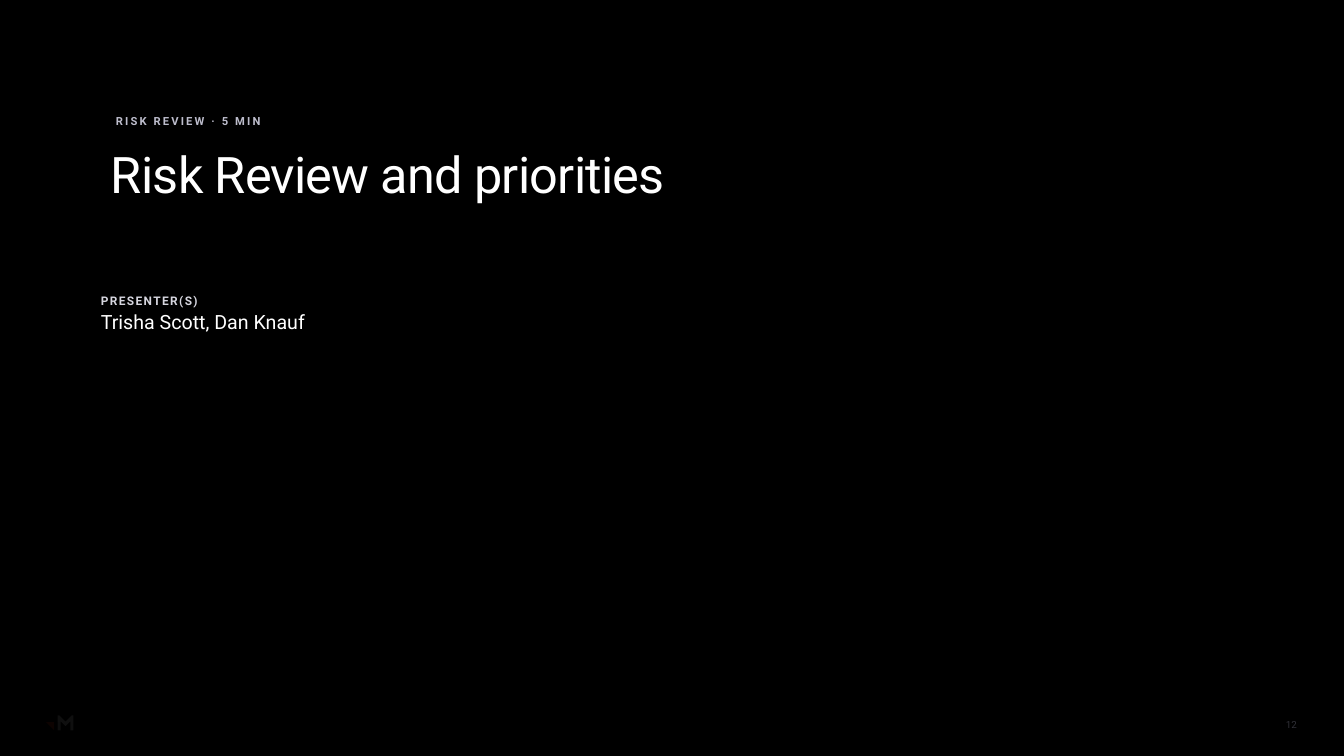
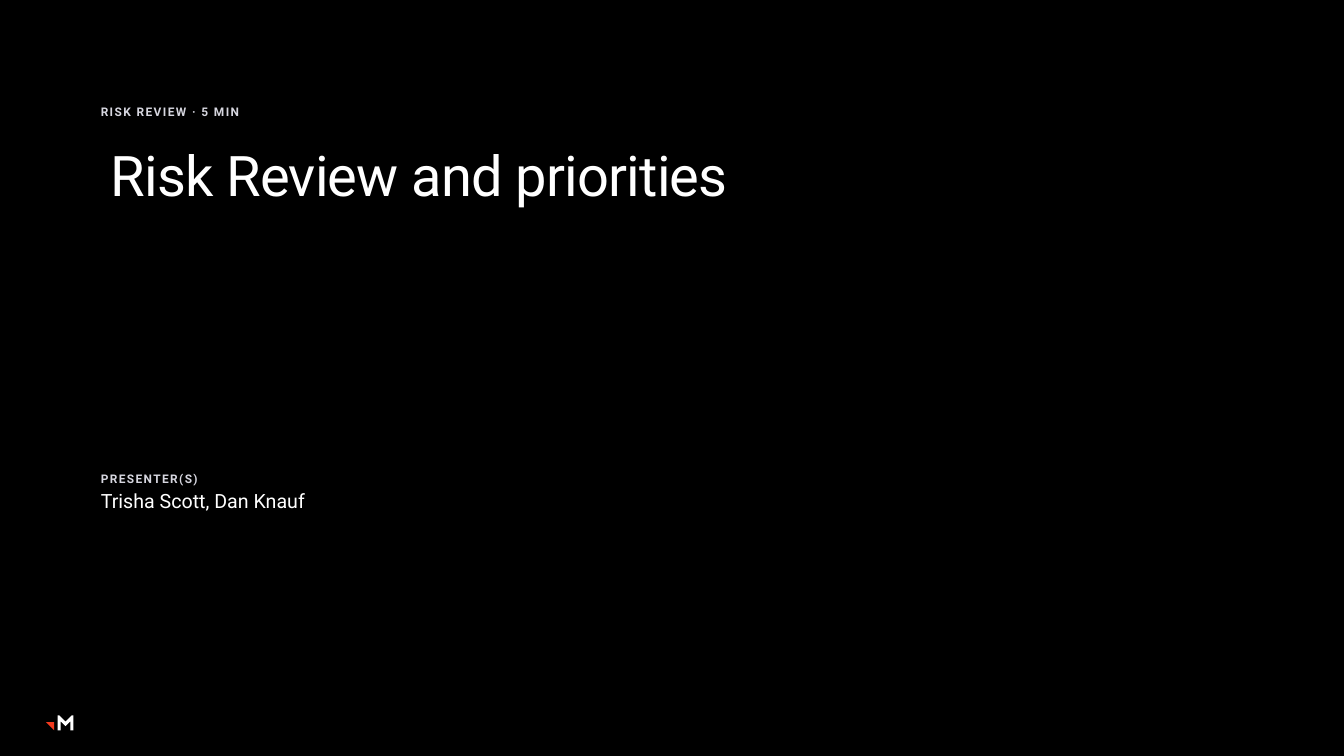
Before and after one commit to RachelHarrisMerkle/BasicMerkle, a slide deck: slide 12 of AI_Steerco_Kickoff_Shell.pptx. Drawn at 1344x756 pixels with LibreOffice and Linux fonts; fonts in the diff are those of the drawing; background and template pictures are left out; a plain dark background stands for a picture behind light text. Boxes give left, top, right and bottom in pixels: in the first picture for what was removed or moved away, otherwise in the second. Text is boxed around its words. In the diff, an @@ line names an element or a change of style, - is before the commit and + after.

```diff
--- a/AI_Steerco_Kickoff_Shell.pptx
+++ b/AI_Steerco_Kickoff_Shell.pptx
@@ rectangle removed at (0, 0, 1344, 756) @@
@@ rectangle removed at (0, 0, 1344, 756) @@
@@ rounded rectangle removed at (71, 76, 797, 403) @@
@@ text "RISK REVIEW · 5 MIN" at (101, 107, 239, 116): size 8 to 8.5 pt, text colour #BDBDCC to #D6D6DF, letter spacing 1.5 to 1 pt; less space between paragraphs; vertical alignment bottom to top @@
@@ title "Risk Review and priorities" at (111, 154, 727, 208): size 36 to 40 pt; line spacing 0.9 to 0.85 @@
@@ text "PRESENTER(S)": place and size @@
-text "PRESENTER(S)" at (101, 296, 305, 332)
+text "PRESENTER(S)" at (101, 474, 305, 511)
@@ page number removed at (1286, 721, 1297, 728) @@
-12
```
Also in this commit, not shown: 15 other slides changed.
